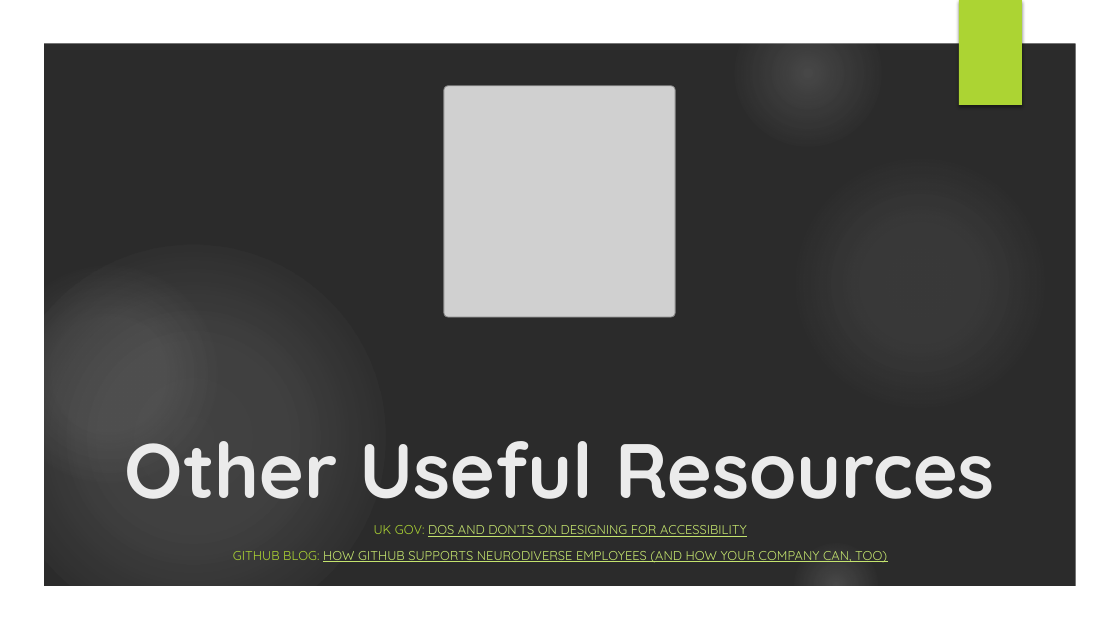
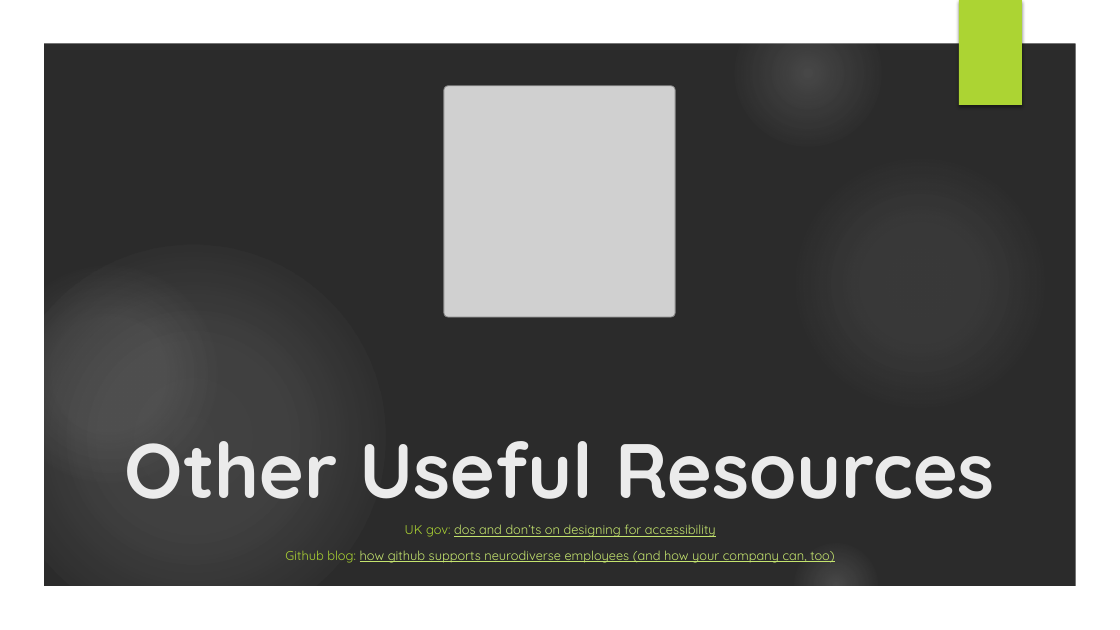
Before and after one commit to owenniblock/owenniblock, a slide deck: slide 35 of talks/id24 - ND Web Design.pptx. Drawn at 1120x630 pixels with LibreOffice and Linux fonts; fonts in the diff are those of the drawing; grey boxes stand for pictures; background and template pictures are left out; a plain dark background stands for a picture behind light text. Boxes give left, top, right and bottom in pixels: in the first picture for what was removed or moved away, otherwise in the second. Text is boxed around its words. In the diff, an @@ line names an element or a change of style, - is before the commit and + after.

```diff
--- a/talks/id24 - ND Web Design.pptx
+++ b/talks/id24 - ND Web Design.pptx
@@ subtitle at box(285, 524, 834, 563): text changed @@
-UK GOV: DOS AND DON’TS ON DESIGNING FOR ACCESSIBILITY
-GITHUB BLOG: HOW GITHUB SUPPORTS NEURODIVERSE EMPLOYEES (AND HOW YOUR COMPANY CAN, TOO)
+UK gov: dos and don’ts on designing for accessibility
+Github blog: how github supports neurodiverse employees (and how your company can, too)
```
Also in this commit, not shown: 21 other slides changed.
